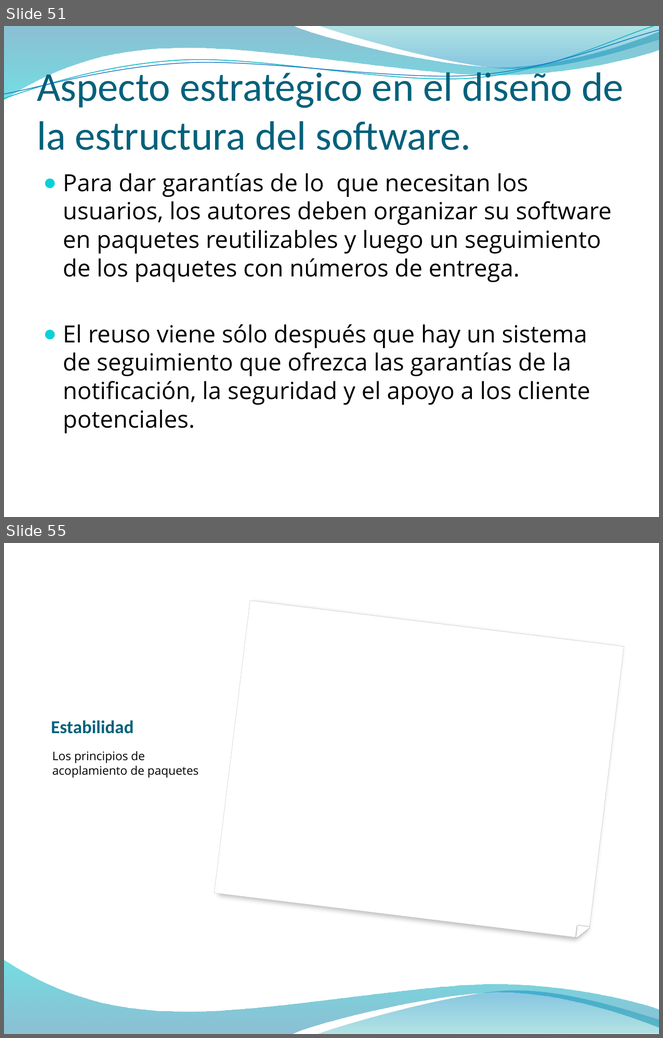
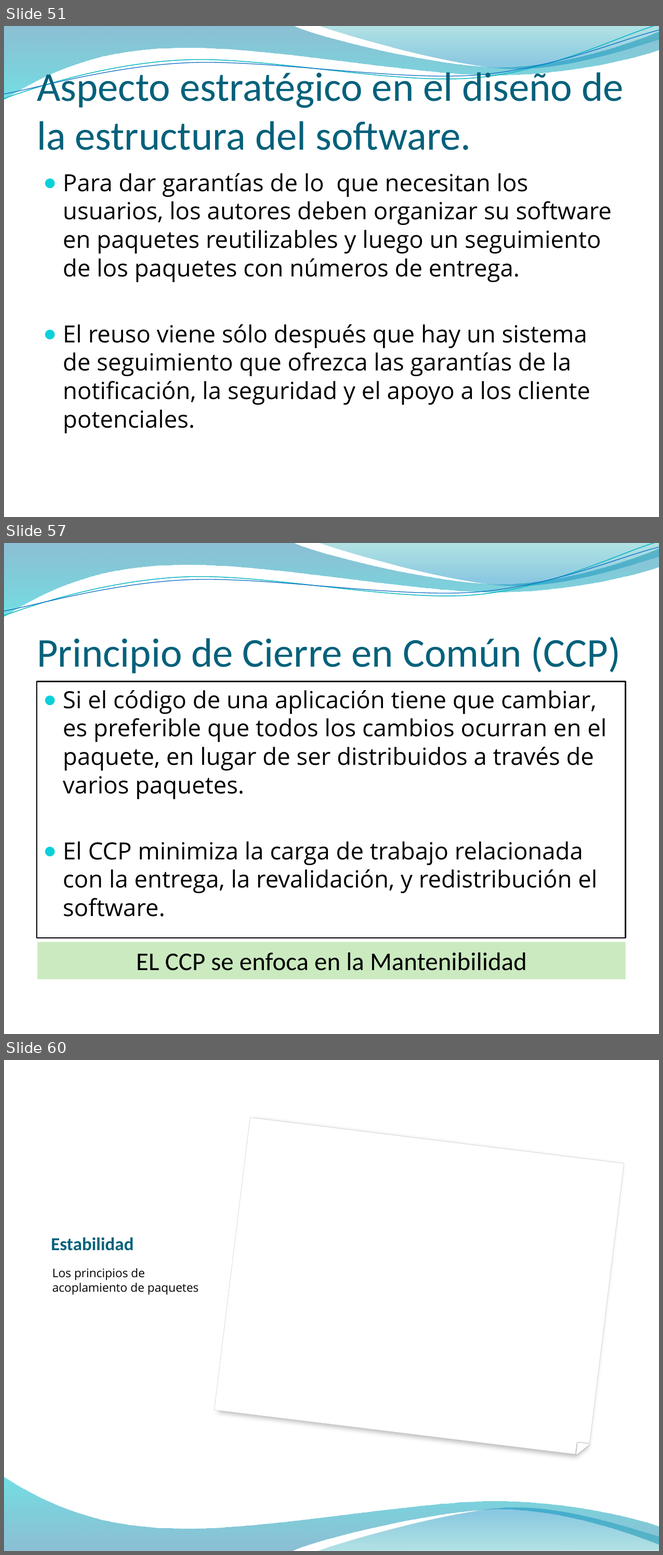
Before and after one commit to vvalotto/MiRepositorio, a slide deck: Disenio de Software/Principios OO/Presentaciones/Principios de Diseño OO.pptx. Shown one above the other, each under a label of ours: slides 51 and 55 before the commit, slides 51, 57 and 60 after it; the slides between them are not shown. The pictures are 663x1038 and 663x1555 pixels, drawn with LibreOffice and Linux fonts; fonts in the diff are those of the drawing; background and template pictures are left out. Boxes give left, top, right and bottom in pixels: in the first picture for what was removed or moved away, otherwise in the second. Text is boxed around its words. In the diff, an @@ line names an element or a change of style, - is before the commit and + after.

```diff
--- a/Disenio de Software/Principios OO/Presentaciones/Principios de Diseño OO.pptx
+++ b/Disenio de Software/Principios OO/Presentaciones/Principios de Diseño OO.pptx
@@ slide 57 added at [4,543,659,1034], background picture (left out); not listed: 4 template elements that a slide beside it also shows @@
@@ title added at [37,637,621,674], 45 pt, text #04617B @@
+Principio de Cierre en Común (CCP)
@@ text added at [37,682,626,939], outline #000000 1.5 pt, 26 pt, text #000000 @@
+● Si el código de una aplicación tiene que cambiar, es preferible que todos los cambios ocurran en el paquete, en lugar de ser distribuidos a través de varios paquetes.
+● El CCP minimiza la carga de trabajo relacionada con la entrega, la revalidación, y redistribución el software.
@@ rectangle added at [37,942,626,979], fill #CBEAC0, 28 pt, text #000000 @@
+EL CCP se enfoca en la Mantenibilidad
@@ what was slide 55 is now slide 60 @@
```
Also in this commit, not shown: 4 slides changed, 4 other slides added, 49 other files.
